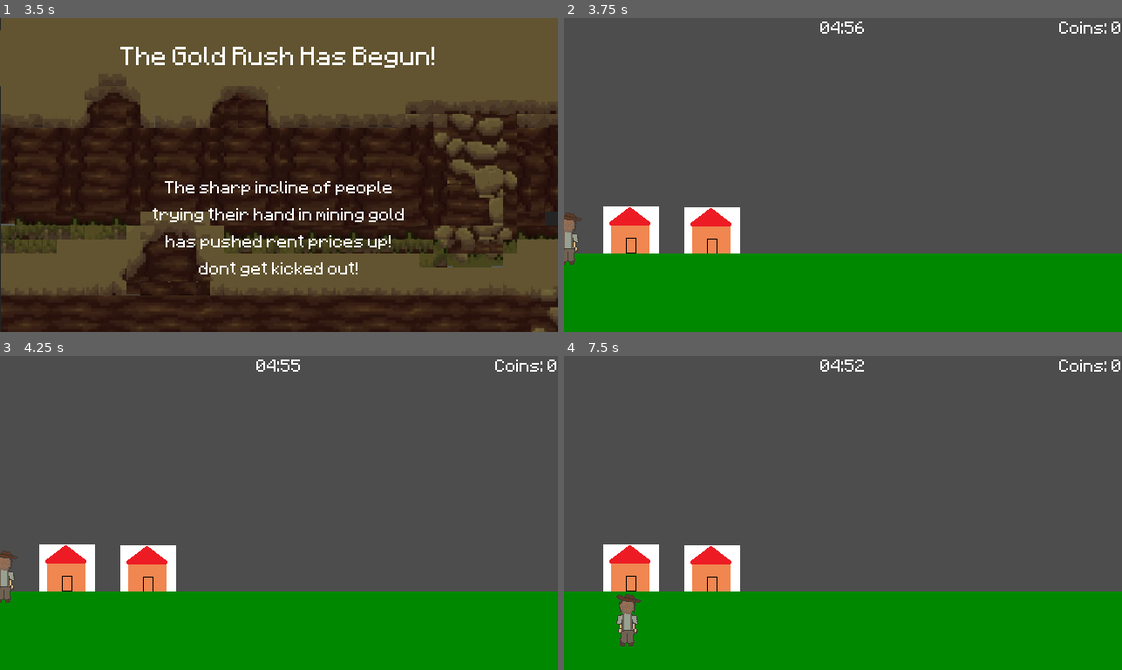
Above: before the commit, frames 1-4 (two rows, left to right).
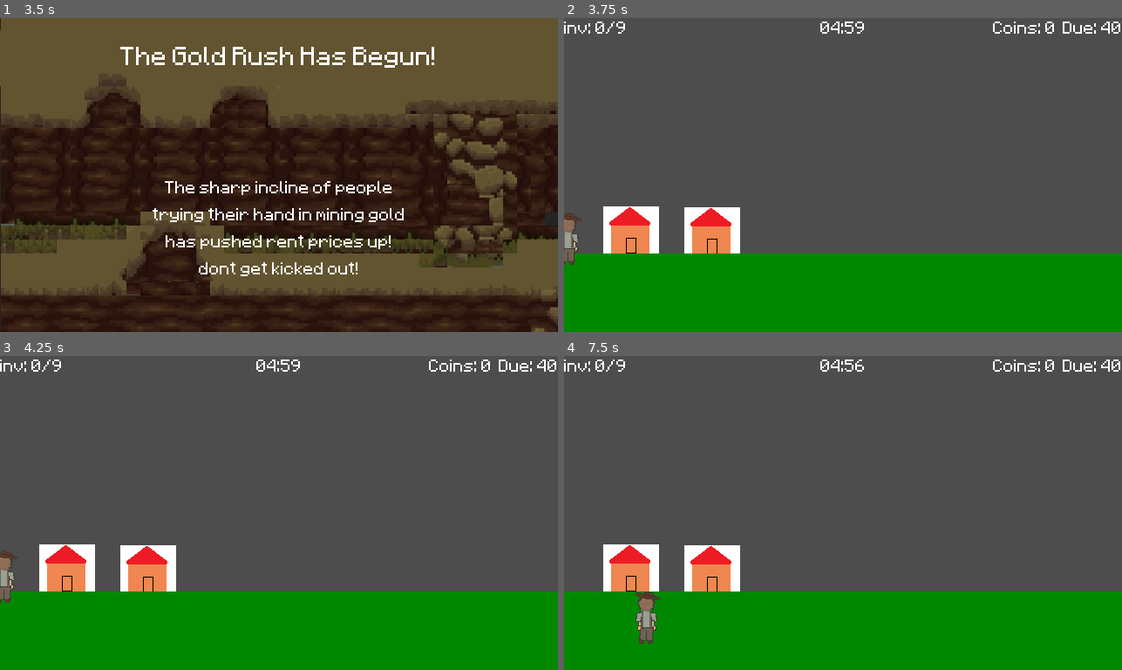
Above: after the commit, the same moments.

Repository: bendy1234/xhacks
Game: Godot game, scene res://scenes/main_menu.tscn
Two runs of this game, one before a commit and one after it. Both use one fixed random seed, a clock stepped at 60 frames per second and the inputs below.
Inputs:
- Up to frame 1 (3.5 s): click "Play" at 0.5 s; tap Enter at 1.25, 2.75 s; hold D (right) 1.28-2.03 s; hold Up (enter_door) 1.28-2.03 s; tap Space (spacebar) at 2 s; hold S (down) 2.03-2.78 s; tap X (mine) at 2.1 s; hold D (right) from 2.78 s (still down); hold Space (spacebar) from 2.78 s (still down)
- Up to frame 2 (3.75 s): release D (right) at 3.53 s; release Space (spacebar) at 3.53 s; hold W (up) from 3.53 s (still down); tap Up (enter_door) at 3.6 s
- Up to frame 3 (4.25 s): keep holding W (up)
- Up to frame 4 (7.5 s): tap Enter at 4.25 s; release W (up) at 4.28 s; hold X (mine) 4.28-5.03 s; hold A (left) 4.28-5.78 s; tap Escape (esc) at 4.9 s; tap Space (spacebar) at 5, 5.1 s; hold S (down) 5.78-6.53 s; hold Up (enter_door) 5.78-6.53 s; hold D (right) 6.53-7.28 s; tap X (mine) at 6.6 s; hold W (up) from 7.28 s (still down); hold Space (spacebar) from 7.28 s (still down)

Frame 1 is identical in both runs. In frame 2, 0.4% of the frame differs, in the area x 0-98%, y 1-5%; in frame 3, 0.4%; in frame 4, 1.4%, in the area x 0-98%, y 1-93%.

Commit message:
update hud & tweek starting conditions

Diff:
--- a/autoloads/game_stuff.gd
+++ b/autoloads/game_stuff.gd
@@ -2,7 +2,7 @@
 
 var rent_time = 5 * 60
 var time_till_rent = rent_time
-var rent_amount = 10
+var rent_amount = 40
 
 func _physics_process(delta: float) -> void:
 	time_till_rent -= delta
--- a/code/hud.gd
+++ b/code/hud.gd
@@ -8,5 +8,6 @@
 
 # Called every frame. 'delta' is the elapsed time since the previous frame.
 func _process(delta: float) -> void:
+	$inv.text = "inv: %d/9" % (9 - WorldManager.player.inv.items.count(null))
 	$time.text = format_time(GameStuff.time_till_rent)
-	$coins.text = "Coins: %d" % WorldManager.player.coins
+	$coins.text = "Coins: %d  Due: %d" % [WorldManager.player.coins, GameStuff.rent_amount]
--- a/code/main_menu.gd
+++ b/code/main_menu.gd
@@ -1,12 +1,16 @@
 extends Node2D
+
+func _ready() -> void:
+	GameStuff.set_physics_process(false)
 
 func _on_start_pressed() -> void:
 	$Button_manager.visible = false
 	$intro_msg.visible = true
 	var t = $Timer
 	t.timeout.connect(get_tree().change_scene_to_file.bind("res://scenes/main.tscn"))
-	t.start()
-	#Signal
+	t.start(3)
+	GameStuff.set_physics_process(true)
+	GameStuff.time_till_rent += 3
 
 	#get_tree().change_scene_to_file("res://scenes/main.tscn")
 
--- a/code/player.gd
+++ b/code/player.gd
@@ -1,9 +1,5 @@
 class_name Player
 extends CharacterBody2D
-
-#region consts
-const MOVE_VEL = 1.5 * 60
-#endregion
 
 #region position stuff
 var area = WorldManager.Area.TOWN
@@ -11,6 +7,8 @@
 #endregion
 
 #region vars
+var move_vel = 2 * 60
+
 var facing = Facing.RIGHT
 var target_tile: Vector2i
 var mining_time: float
@@ -27,8 +25,8 @@
 func _physics_process(delta: float) -> void:
 	var horz_dir = Input.get_axis("left", "right")
 	var vert_dir = Input.get_axis("up", "down")
-	velocity.x = horz_dir * MOVE_VEL
-	velocity.y = vert_dir * MOVE_VEL
+	velocity.x = horz_dir * move_vel
+	velocity.y = vert_dir * move_vel
 
 	# TODO: change sprite
 	if horz_dir > 0:
--- a/scenes/hud.tscn
+++ b/scenes/hud.tscn
@@ -10,6 +10,12 @@
 [node name="Control" type="Node" unique_id=77914841]
 script = ExtResource("1_ahhtf")
 
+[node name="inv" type="Label" parent="." unique_id=1122806203]
+offset_right = 40.0
+offset_bottom = 23.0
+theme_override_fonts/font = ExtResource("2_oo0fn")
+text = "inv: 0/9"
+
 [node name="time" type="Label" parent="." unique_id=564594659]
 anchors_preset = 5
 anchor_left = 0.5
@@ -18,7 +24,7 @@
 offset_right = 18.0
 offset_bottom = 28.0
 grow_horizontal = 2
-text = "time"
+text = "00:00"
 label_settings = SubResource("LabelSettings_047uy")
 horizontal_alignment = 1
 vertical_alignment = 1
@@ -31,7 +37,7 @@
 offset_bottom = 23.0
 grow_horizontal = 0
 theme_override_fonts/font = ExtResource("2_oo0fn")
-text = "coins"
+text = "Coins: 0  Due: 40"
 
 [node name="Inv_UI" parent="." unique_id=45594383 instance=ExtResource("3_5ysmq")]
 anchors_preset = 8
